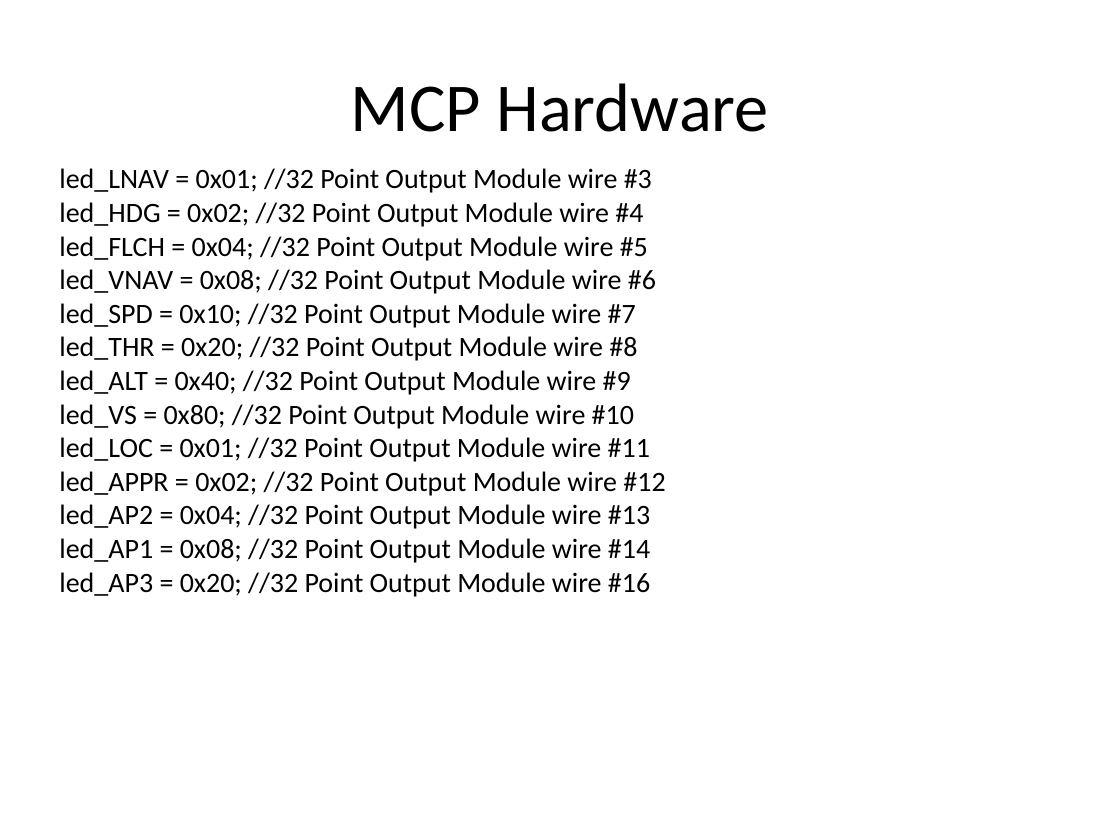
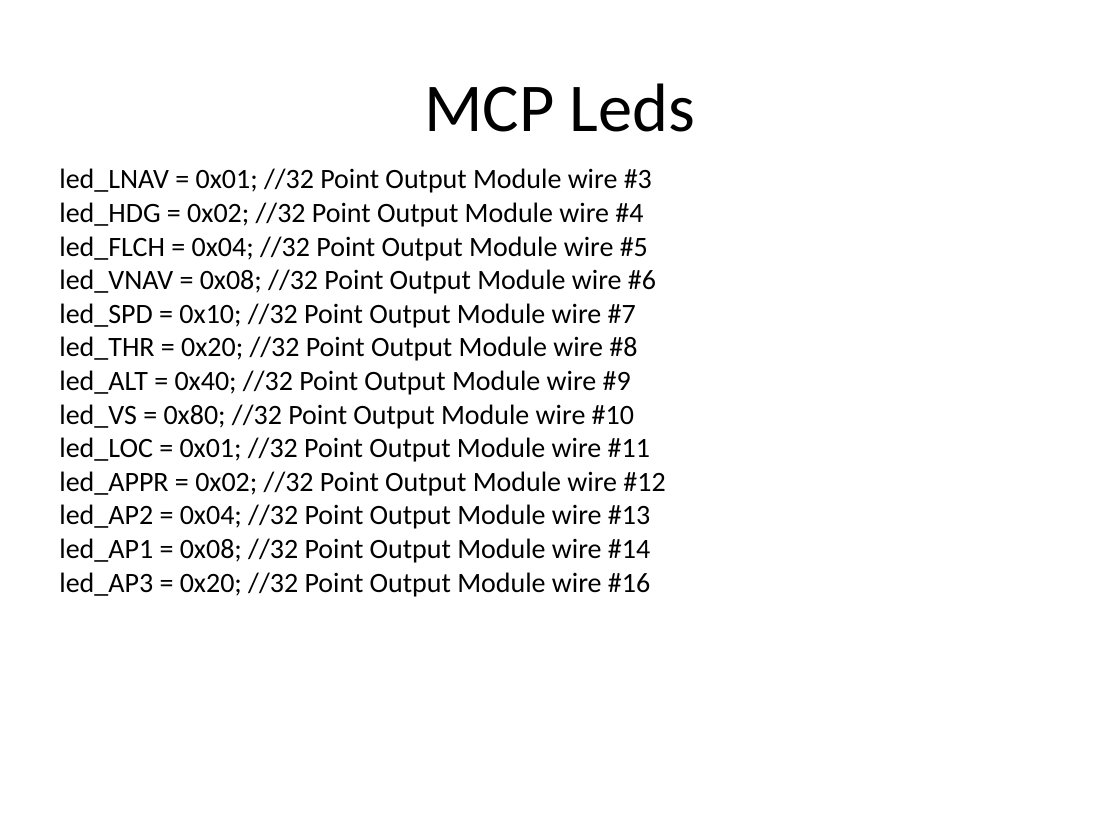
Before and after one commit to kockie69/747-400, a slide deck: slide 7 of 747-400 EPIC.pptx (slide 6 before the commit). Drawn at 1120x840 pixels with LibreOffice and Linux fonts; fonts in the diff are those of the drawing. Boxes give left, top, right and bottom in pixels: in the first picture for what was removed or moved away, otherwise in the second. Text is boxed around its words. In the diff, an @@ line names an element or a change of style, - is before the commit and + after.

Commit message:
Code optimized and MCP leds checked

```diff
--- a/747-400 EPIC.pptx
+++ b/747-400 EPIC.pptx
@@ title at bbox=[424, 83, 695, 132]: text changed @@
-MCP Hardware
+MCP Leds
```
Also in this commit, not shown: 4 slides added, 5 other files.
